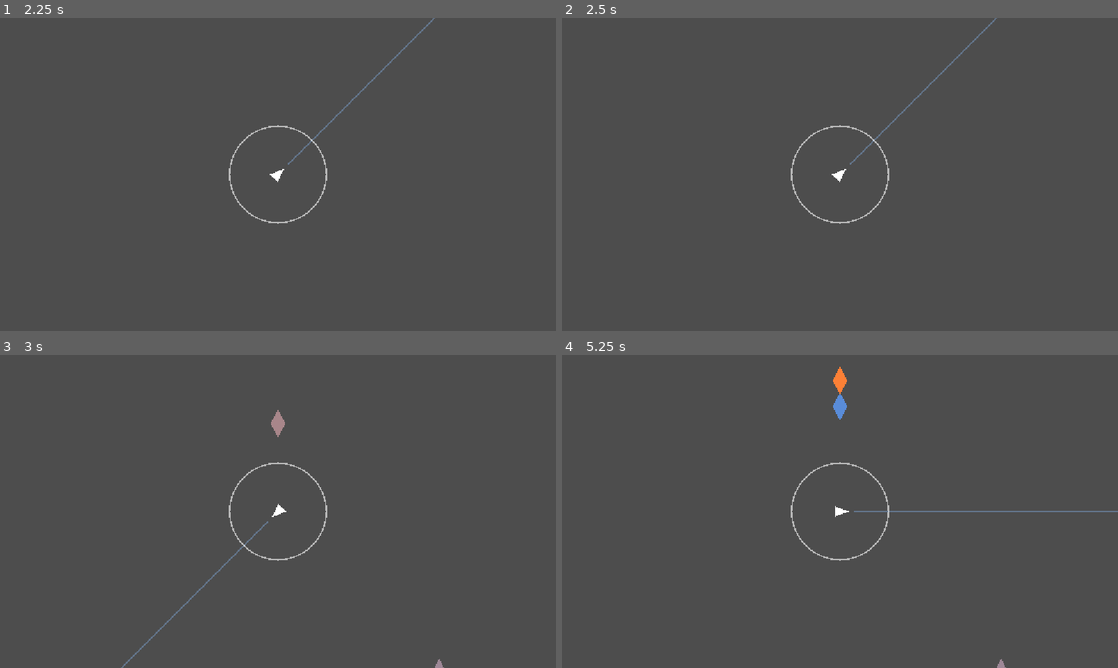
Above: before the commit, frames 1-4 (two rows, left to right).
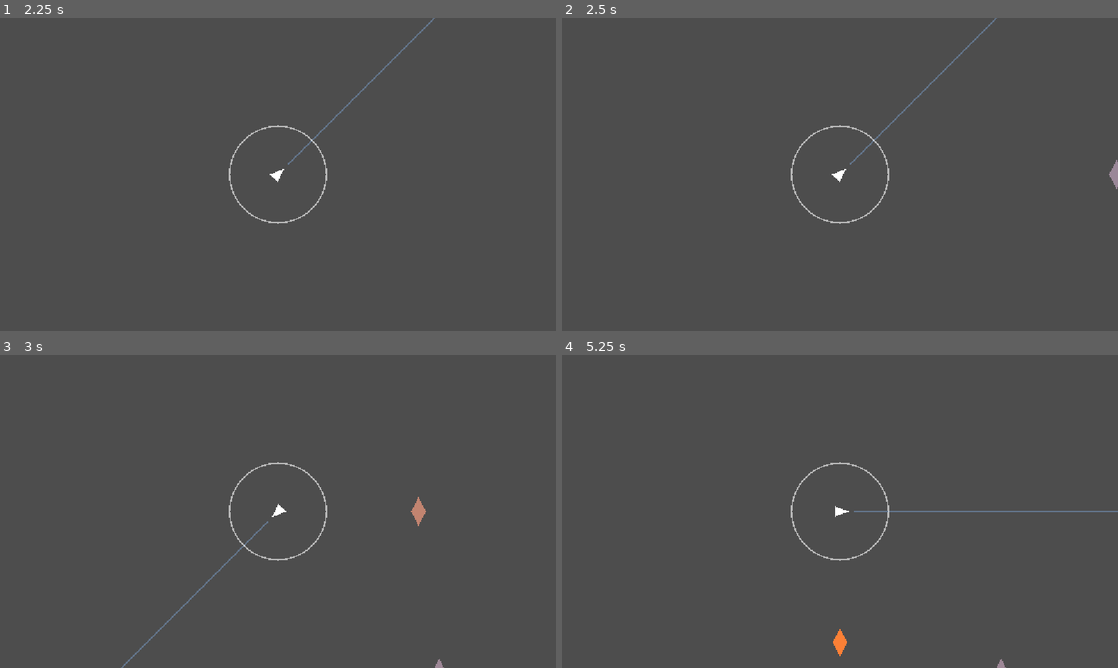
Above: after the commit, the same moments.

Repository: dreik123/MusicBullet
Game: Godot game, scene res://main.tscn
Two runs of this game, one before a commit and one after it. Both use one fixed random seed, a clock stepped at 60 frames per second and the inputs below.
Inputs (mouse positions are in pixels of both pictures, inside the frame that each line leads up to):
- Up to frame 1 (2.25 s): tap Enter at 0.5, 2 s; move the mouse to (400, 158) at 0.52 s; press the mouse at (400, 158) at 0.53 s; tap Space at 1.25 s; move the mouse to (166, 190) at 1.27 s; release the mouse at (166, 190) at 1.28 s; click (166, 190) at 1.35 s; move the mouse to (333, 105) at 2.02 s; press the mouse at (333, 105) at 2.03 s
- Up to frame 2 (2.5 s): no input
- Up to frame 3 (3 s): move the mouse to (250, 574) at 2.77 s; release the mouse at (250, 574) at 2.78 s; click (250, 574) at 2.85 s
- Up to frame 4 (5.25 s): move the mouse to (1006, 558) at 3.52 s; press the mouse at (1006, 558) at 3.53 s; move the mouse to (673, 464) at 4.27 s; release the mouse at (673, 464) at 4.28 s; click (673, 464) at 4.35 s; move the mouse to (867, 511) at 5.02 s; press the mouse at (867, 511) at 5.03 s

Frame 1 is identical in both runs. In frame 2, less than 0.1% of the frame differs, in the area x 98-100%, y 45-55%; in frame 3, 0.2%; in frame 4, 0.4%, in the area x 48-52%, y 3-97%.

Commit message:
added debug melody player

Diff:
--- a/main.gd
+++ b/main.gd
@@ -101,6 +101,20 @@
 	{"time": 34.0, "pitches": [55, 59], "duration": 2.0},
 ]
 
+func play_reference_melody():
+	var last_time = 0.0
+	for i in range(notes.size()):
+		var chart_note = notes[i]
+		var current_time = chart_note["time"]
+		var delay = current_time - last_time
+		if delay > 0.0:
+			await get_tree().create_timer(delay).timeout
+		for pitch in chart_note["pitches"]:
+			play_melody_sound(pitch, chart_note.get("duration", 1.0))
+		last_time = current_time
+func _unhandled_input(event):
+	if event is InputEventKey and event.pressed and event.keycode == KEY_F1:
+		play_reference_melody()
 func _ray_viewport_exit_distance(origin: Vector2, direction: Vector2) -> float:
 	var rect = get_viewport_rect()
 	var t_max = INF
@@ -190,11 +204,11 @@
 
 	var player_position = $Player.global_position
 	var pitches = note_data["pitches"]
-	var lowest_pitch = pitches[0]
+	var highest_pitch = pitches[0]
 	for p in pitches:
-		if p < lowest_pitch:
-			lowest_pitch = p
-	var lane = _get_lane_index_for_pitch(lowest_pitch)
+		if p > highest_pitch:
+			highest_pitch = p
+	var lane = _get_lane_index_for_pitch(highest_pitch)
 	var spawn_angle = -180.0 + lane * (360.0 / LANE_COUNT)
 	var outward_direction = Vector2.from_angle(deg_to_rad(spawn_angle))
 	var lane_speed = _lane_speed[lane]
